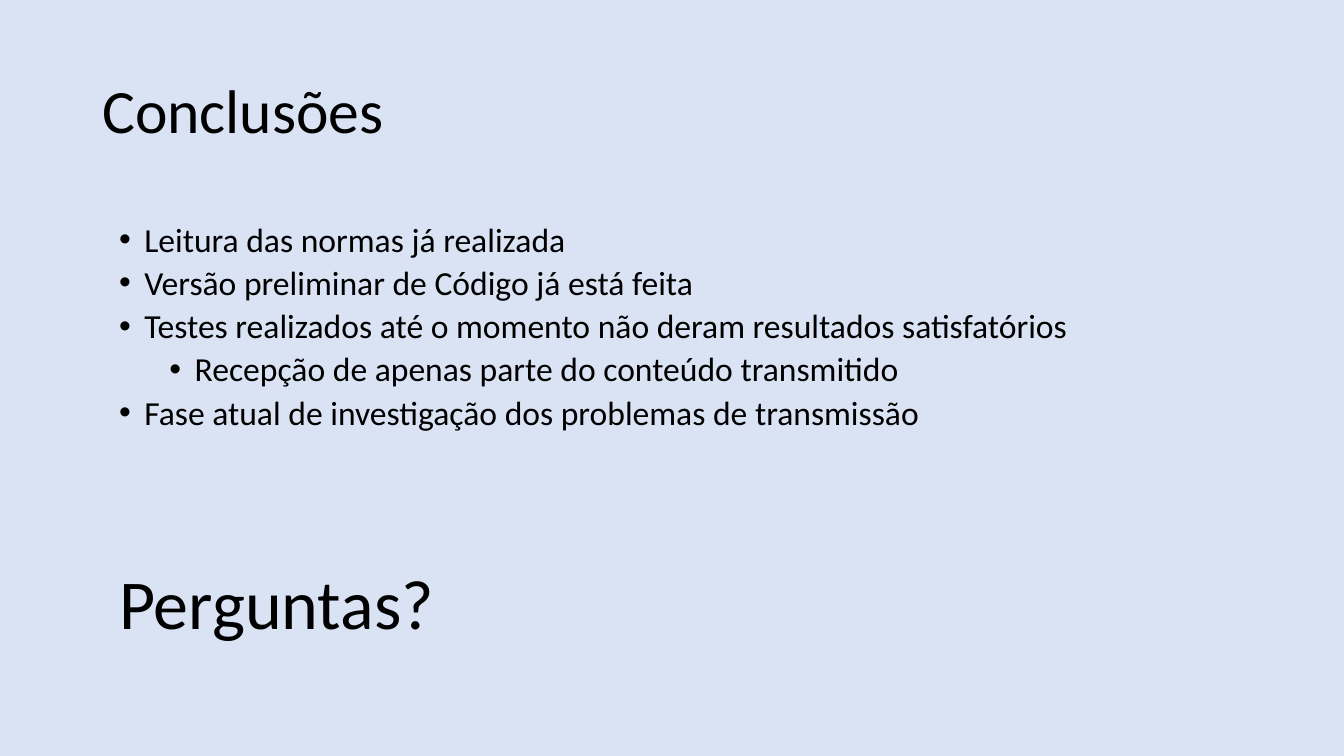
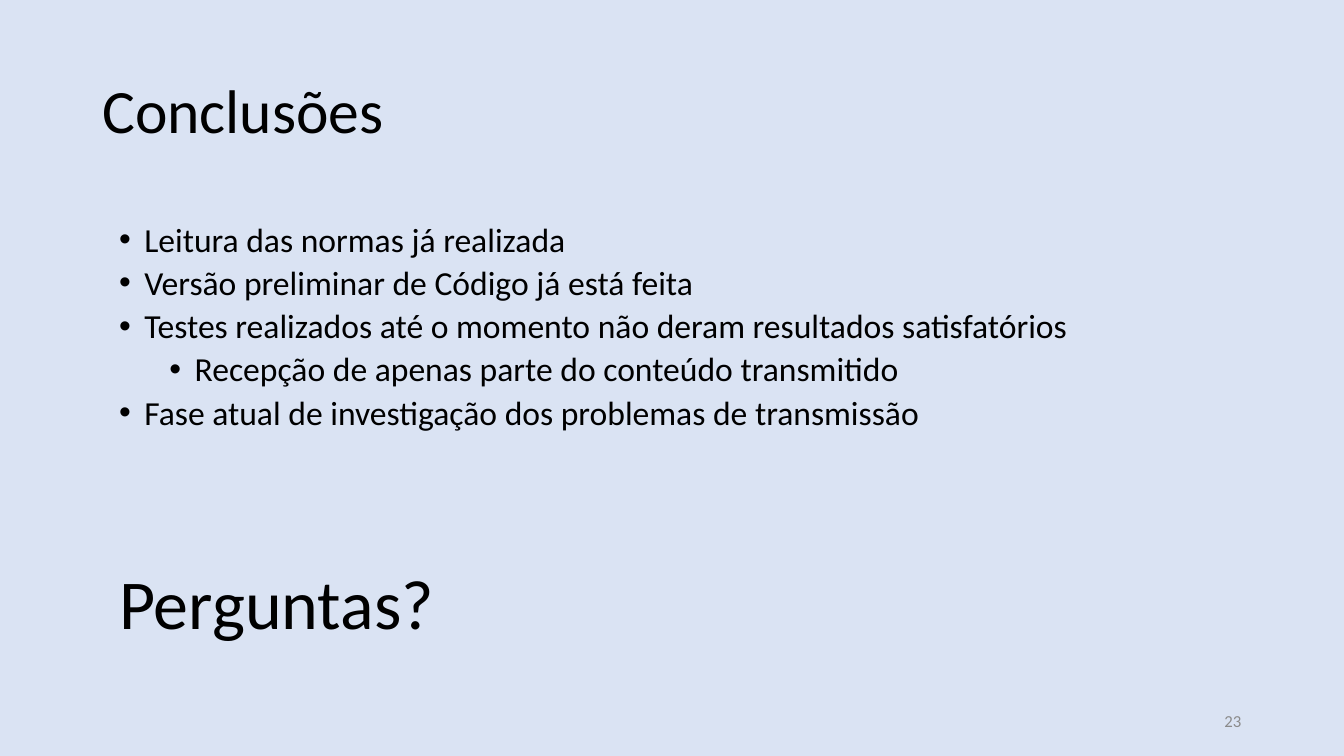
Before and after one commit to nasall2/TCC, a slide deck: slide 23 of relatorio/abntex2-modelos-1.9.2/figuras/apresentacao.pptx (slide 22 before the commit). Drawn at 1344x756 pixels with LibreOffice and Linux fonts; fonts in the diff are those of the drawing. Boxes give left, top, right and bottom in pixels: in the first picture for what was removed or moved away, otherwise in the second. Text is boxed around its words. In the diff, an @@ line names an element or a change of style, - is before the commit and + after.

```diff
--- a/relatorio/abntex2-modelos-1.9.2/figuras/apresentacao.pptx
+++ b/relatorio/abntex2-modelos-1.9.2/figuras/apresentacao.pptx
@@ page number added at (x1=1224, y1=716, x2=1241, y2=727), 12 pt, text #8C8C8C @@
+23
```
Also in this commit, not shown: 18 other slides changed, 4 slides added, 3 slides removed.
